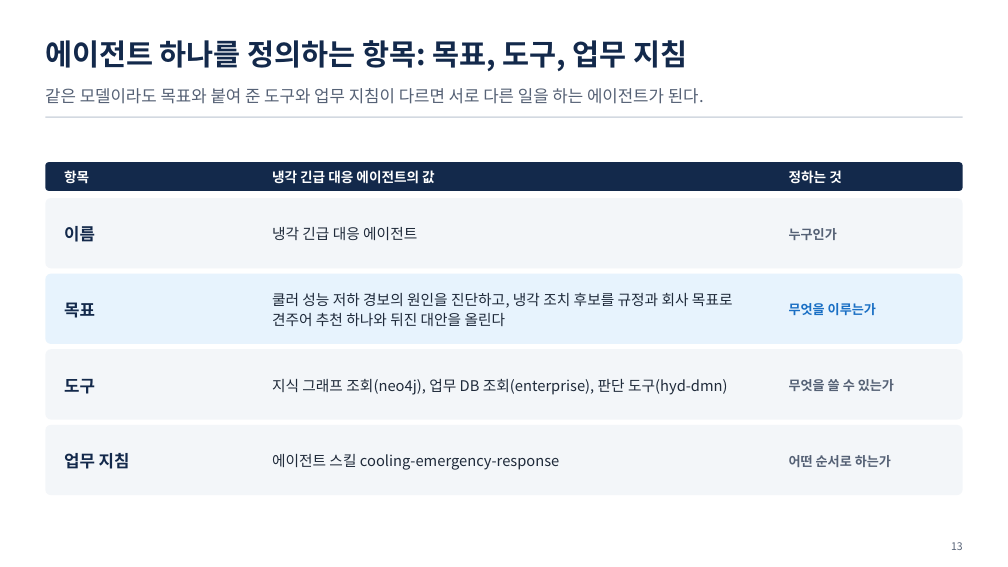
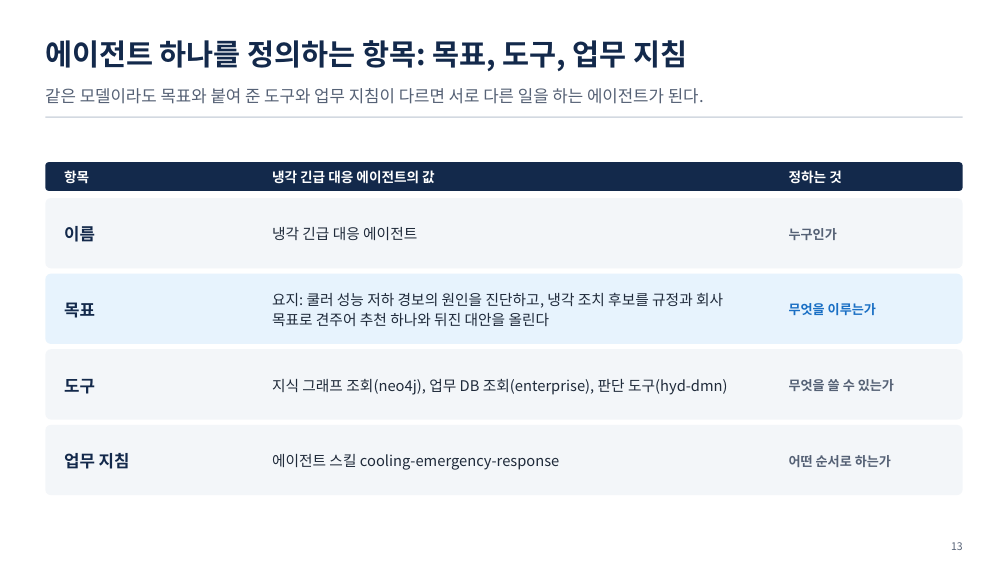
Before and after one commit to uengine-oss/hyd-iot-edu, a slide deck: slide 13 of docs/교재/통합반/05일차/통합반_05일차.pptx. Drawn at 1008x567 pixels with LibreOffice and Linux fonts; fonts in the diff are those of the drawing. Boxes give left, top, right and bottom in pixels: in the first picture for what was removed or moved away, otherwise in the second. Text is boxed around its words. In the diff, an @@ line names an element or a change of style, - is before the commit and + after.

```diff
--- a/docs/교재/통합반/05일차/통합반_05일차.pptx
+++ b/docs/교재/통합반/05일차/통합반_05일차.pptx
@@ text at [272, 292, 723, 326]: text changed @@
-쿨러 성능 저하 경보의 원인을 진단하고, 냉각 조치 후보를 규정과 회사 목표로 견주어 추천 하나와 뒤진 대안을 올린다
+요지: 쿨러 성능 저하 경보의 원인을 진단하고, 냉각 조치 후보를 규정과 회사 목표로 견주어 추천 하나와 뒤진 대안을 올린다
```
Also in this commit, not shown: 6 other slides changed, 12 other files.
